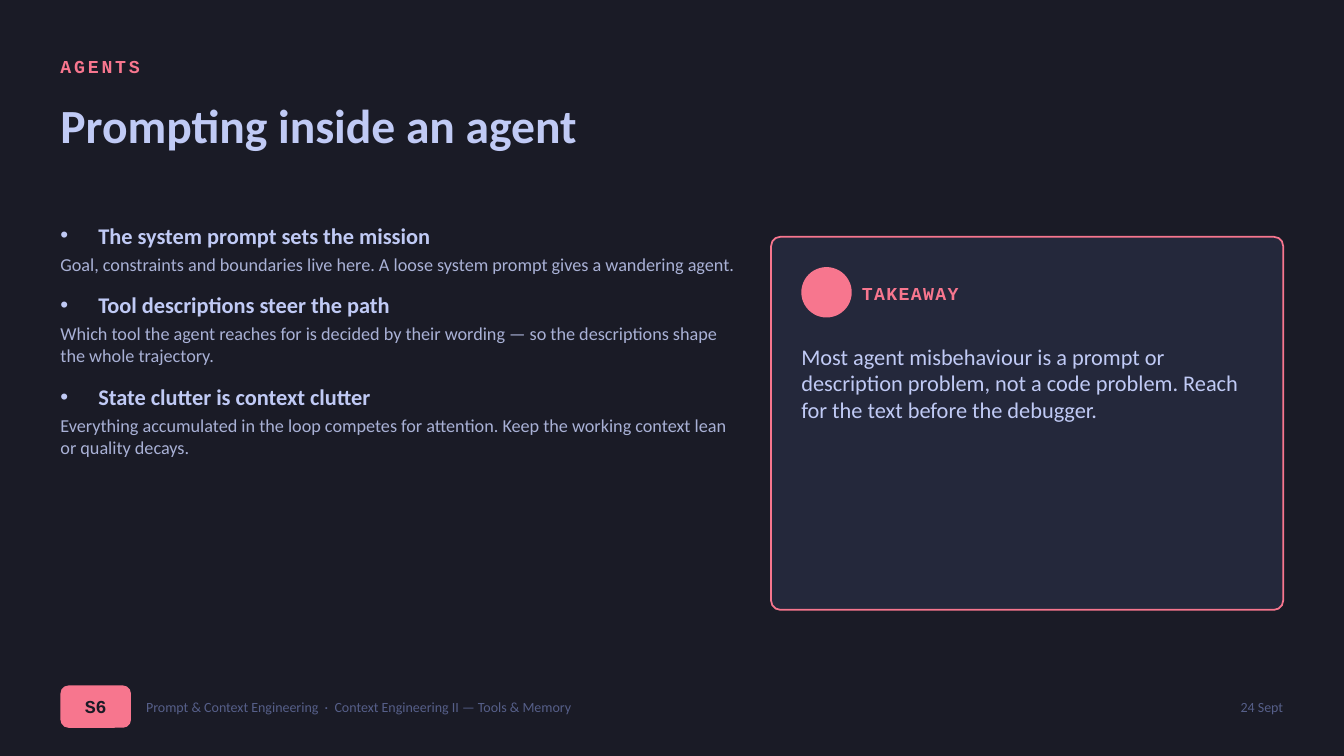
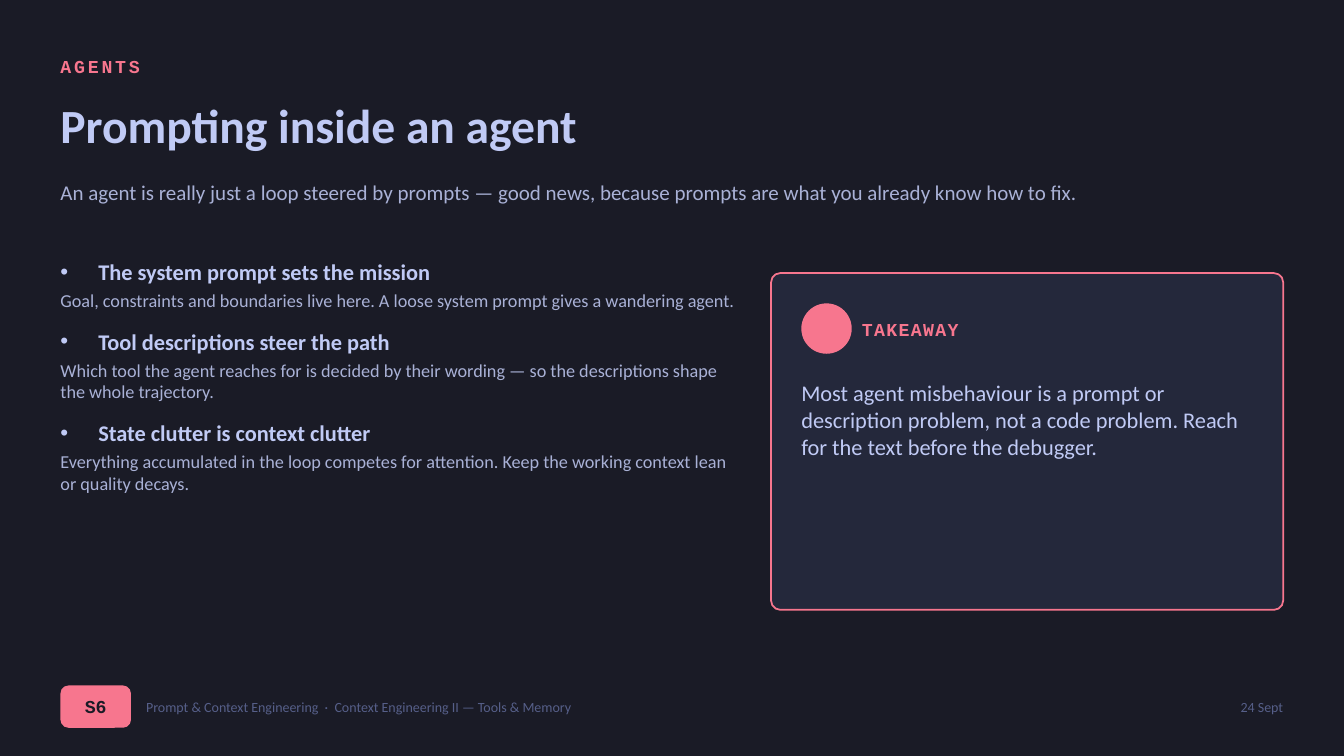
Before and after one commit to sduprey/langchain_courses, a slide deck: slide 10 of prompt-engineering-course/prompt_engineering_presentation_support/PE_S6_context-tools-memory.pptx. Drawn at 1344x756 pixels with LibreOffice and Linux fonts; fonts in the diff are those of the drawing. Boxes give left, top, right and bottom in pixels: in the first picture for what was removed or moved away, otherwise in the second. Text is boxed around its words. In the diff, an @@ line names an element or a change of style, - is before the commit and + after.

```diff
--- a/prompt-engineering-course/prompt_engineering_presentation_support/PE_S6_context-tools-memory.pptx
+++ b/prompt-engineering-course/prompt_engineering_presentation_support/PE_S6_context-tools-memory.pptx
@@ text added at [60, 185, 1076, 204], 15 pt, text #A9B1D6 @@
+An agent is really just a loop steered by prompts — good news, because prompts are what you already know how to fix.
@@ text "The system prompt sets the ...": place and size @@
-text "The system prompt sets the ..." at [60, 228, 734, 457]
+text "The system prompt sets the ..." at [60, 264, 734, 493]
@@ rounded rectangle: place and size @@
-rounded rectangle at [771, 237, 1284, 610]
+rounded rectangle at [771, 273, 1284, 610]
@@ rounded rectangle at [771, 273, 1284, 610]: proportions changed @@
@@ ellipse: place and size @@
-ellipse at [802, 267, 852, 318]
+ellipse at [802, 303, 852, 354]
@@ text "TAKEAWAY": place and size @@
-text "TAKEAWAY" at [862, 288, 959, 300]
+text "TAKEAWAY" at [862, 324, 959, 336]
@@ text "Most agent misbehaviour is a ...": place and size @@
-text "Most agent misbehaviour is a ..." at [801, 349, 1238, 422]
+text "Most agent misbehaviour is a ..." at [801, 385, 1238, 459]
```
Also in this commit, not shown: 8 other slides changed, 18 other files.
